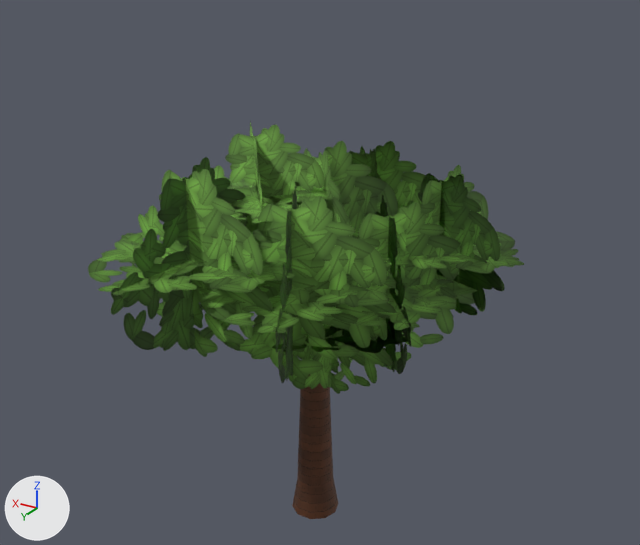
Before and after pictures for a commit that changed the glTF model games/adventure/assets/models/flora_oak.glb.
Before and after are seen from a camera (50 mm lens) standing at (-6.85, 11.26, 9.93) and looking at (0.03, -0.21, 4.2). The lights are fixed; the arrows at lower left show +X, +Y and +Z. The first picture is the older version.

Objects in the first picture: 'Crown', 'Trunk'.
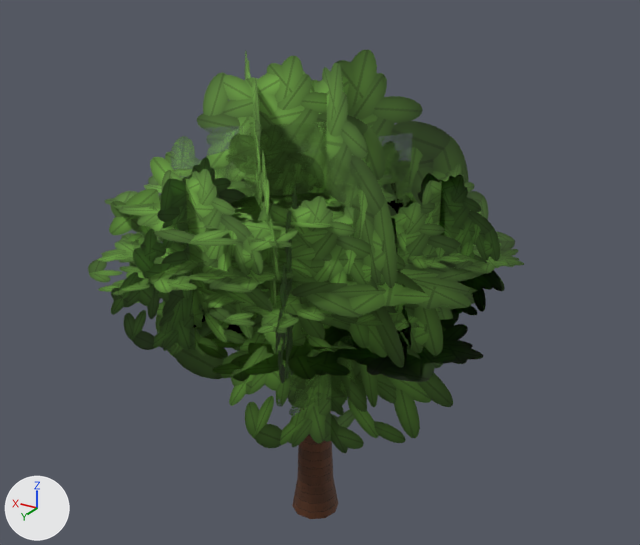
The change, as a diff of the scene's bpy script:
```diff
--- a/games/adventure/assets/models/flora_oak.glb.py
+++ b/games/adventure/assets/models/flora_oak.glb.py
@@ me_oak_crown_far @@
+me_oak_crown_far.from_pydata(...)  # 36 vertices, 18 faces; spans x -4.46..4.46, y -4.46..4.46, z 1.59..7.82
+me_oak_crown_far.materials.append(mat_leaf_oak)
@@ ob_crownfar @@
+ob_crownfar = bpy.data.objects.new('CrownFar', me_oak_crown_far)
+ob_crownfar.location = (0.0, 0.0, 0.0)
```

Location of each change, (x1, y1, x2, y2) in pixels of the pictures (640 x 545 px):
'CrownFar', added (green)
    after: (104, 49, 485, 453)
